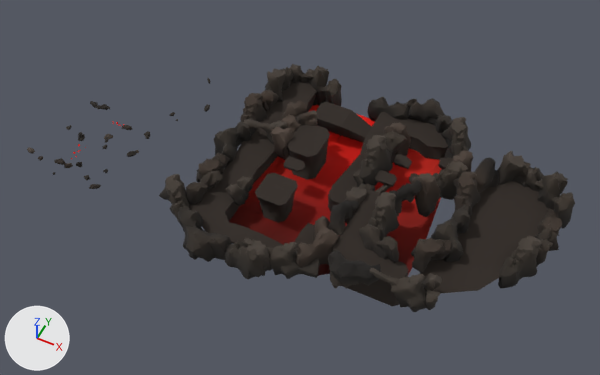
A saved change to the FBX model SibGameJam2025/Assets/Art/Environment/LocationBlockout3.fbx.
Camera for both pictures: a camera (50 mm lens) standing at (118.0, -180.0, 283.0) and looking at (7.0, 43.0, 4.0). Arrows for +X, +Y and +Z are at lower left; the lights stay in place. The first picture is the older version. Where no turn or scale is listed for an object, it has been applied to the vertices. Vertices at exactly the same position are counted once.

In view in the first picture: 'Terrain'.
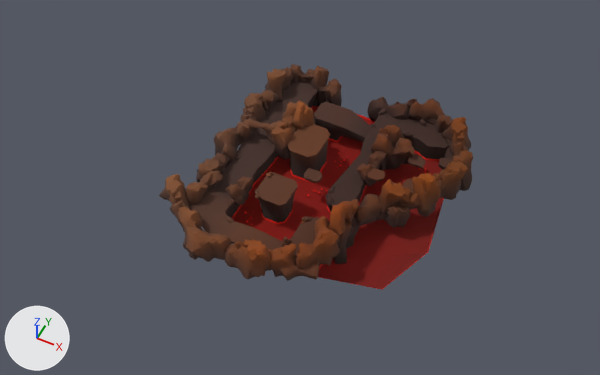
The change, as a list of edits to the scene's bpy script:
```text
Change me_terrain:
    used by ob_terrain; location = (0.0, 0.0, 0.0)
    remove me_terrain.from_pydata(...)  # 27024 vertices, 26812 faces; spans x -114.0..120.0, y -18.0..114.0, z -7.0..28.0
    add me_terrain.from_pydata(...)  # 19211 vertices, 19039 faces; spans x -43.0..75.0, y -18.0..114.0, z -9.0..27.0
    me_terrain part 1: the loose piece of 66 vertices spanning x -75.0..-72.0, y 39.0..43.0, z 2.0..4.0 is scaled about its middle by (-1.09, -0.918, 1.01), then moved by (97.0, -2.0, 5.0)
    me_terrain part 2: the loose piece of 61 vertices spanning x -94.0..-90.0, y 5.0..7.0, z 5.0..8.0 is turned 113.5 degrees about the z axis through its middle, then moved by (134.0, 96.0, 2.0)
    me_terrain part 3: the loose piece of 66 vertices spanning x -105.0..-102.0, y 27.0..29.0, z -2.0..3.0 is turned -56.6 degrees about the z axis through its middle, then moved by (122.0, -22.0, 14.0)
    me_terrain part 4: the loose piece of 66 vertices spanning x -76.0..-72.0, y -1.0..3.0, z 5.0..7.0 is moved by (95.0, 20.0, 7.0)
    me_terrain part 5: the loose piece of 66 vertices spanning x -98.0..-93.0, y 3.0..6.0, z 8.0..10.0 is multiplied about its middle by the matrix ((0.219, -0.965, -0.143), (0.975, 0.222, -0.008), (0.039, -0.138, 0.99)), then moved by (83.0, 10.0, 4.0)
    me_terrain part 6: the loose piece of 61 vertices spanning x -91.0..-88.0, y 30.0..34.0, z 2.0..4.0 is moved by (65.0, 10.0, 7.0)
    me_terrain part 7: the loose piece of 14 vertices spanning x 51.0..60.0, y 59.0..65.0, z 13.0..14.0 is turned -55.8 degrees about the z axis through its middle, then moved by (-2.0, -5.0, 0.0)
    me_terrain part 8: the loose piece of 14 vertices spanning x 40.0..48.0, y 69.0..75.0, z 11.0..12.0 is moved by (6.0, 3.0, 0.0)
    me_terrain part 9: the loose piece of 18 vertices spanning x -1.0..8.0, y 42.0..48.0, z 15.0..16.0 is moved by (9.0, 0.0, -3.0)
    me_terrain part 10: 34 loose pieces with 8225 vertices, spanning x -114.0..120.0, y -5.0..92.0, z -1.0..27.0, are deleted
    me_terrain part 11: 342 vertices moved within x -27.0..61.0, y -10.0..103.0, z -3.0..24.0; 5232 vertices removed from x -10.0..70.0, y -11.0..90.0, z -5.0..28.0; 5644 vertices added at x -27.0..71.0, y -10.0..103.0, z -9.0..27.0
    me_terrain part 12: 11432 kept faces spanning x -43.0..75.0, y -18.0..114.0, z -7.0..26.0 get new texture (UV) coordinates
    other edits to the shape of me_terrain do not show in these pictures
```

Pixel boxes (x1, y1, x2, y2) of what changed, in the pictures (600 x 375 px; the box of a moved part takes in the faces that stretch with it):
'Terrain', reshaped (43% narrower, 9% shorter): before (27, 64, 575, 312); after (159, 64, 473, 289)
part 1 of me_terrain, moved or reshaped: before (144, 131, 150, 139); after (327, 195, 334, 204)
part 2 of me_terrain, moved or reshaped: before (64, 163, 73, 168); after (419, 119, 425, 127)
part 3 of me_terrain, moved or reshaped: before (78, 132, 82, 141); after (282, 237, 288, 243)
part 4 of me_terrain, moved or reshaped: before (89, 184, 101, 189); after (302, 216, 313, 221)
part 5 of me_terrain, moved or reshaped: before (54, 158, 65, 165); after (227, 199, 235, 207)
part 6 of me_terrain, moved or reshaped: before (104, 134, 113, 139); after (235, 153, 242, 160)
part 7 of me_terrain, moved or reshaped: before (409, 173, 419, 184); after (403, 179, 414, 192)
part 8 of me_terrain, moved or reshaped: before (393, 154, 412, 169); after (408, 154, 426, 169)
part 9 of me_terrain, moved or reshaped: before (284, 156, 305, 172); after (304, 168, 322, 183)
part 10 of me_terrain, deleted: before (27, 78, 575, 312)
part 11 of me_terrain, moved or reshaped: before (208, 83, 450, 306); after (190, 83, 450, 289)
part 12 of me_terrain, surface changed: (159, 64, 473, 279) in both
